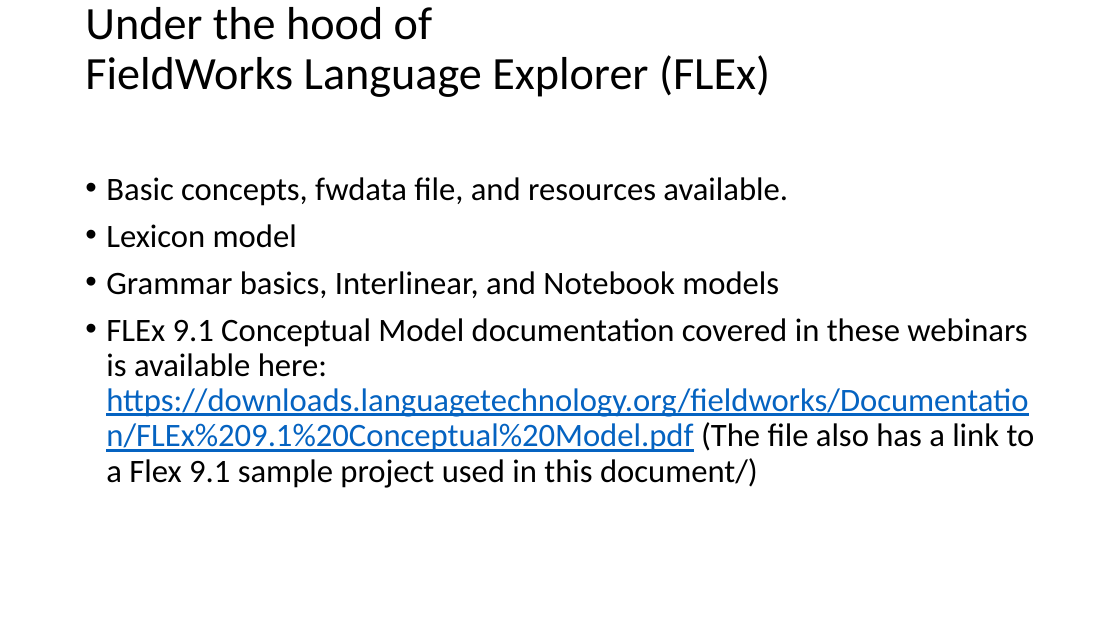
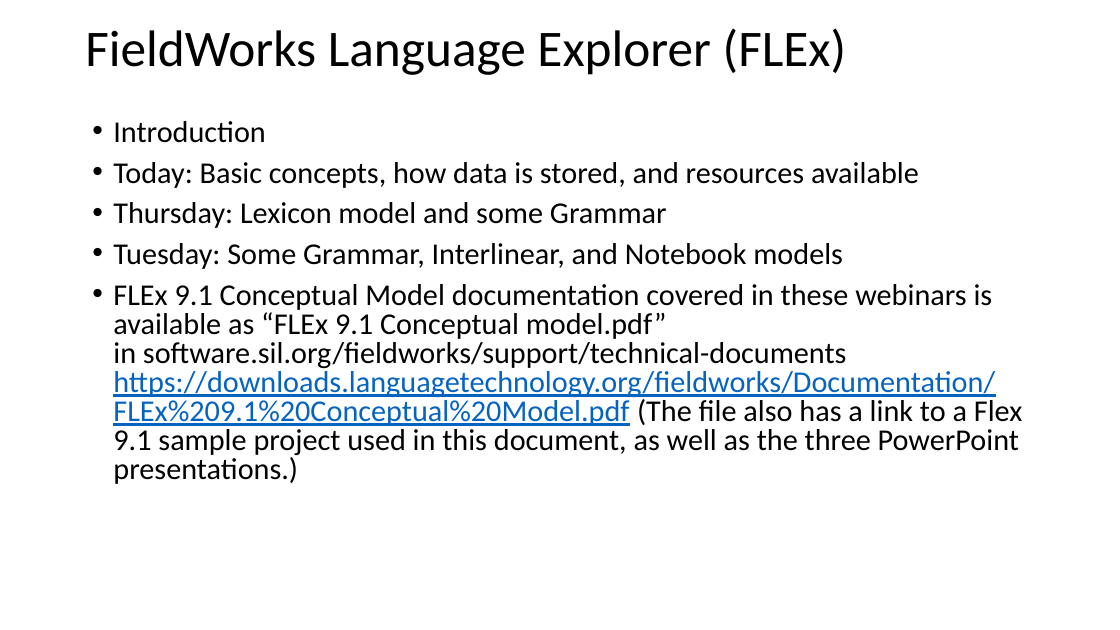
Before and after one commit to sillsdev/FwDocumentation, a slide deck: slide 2 of HelpResourcesSources/TechnicalNotes/FLEx 9.1 Conceptual Model-basic concepts and resources.pptx. Drawn at 1120x630 pixels with LibreOffice and Linux fonts; fonts in the diff are those of the drawing. Boxes give left, top, right and bottom in pixels: in the first picture for what was removed or moved away, otherwise in the second. Text is boxed around its words. In the diff, an @@ line names an element or a change of style, - is before the commit and + after.

Commit message:
Flex and Python conceptual model files
Added Python file and updates other files.

```diff
--- a/HelpResourcesSources/TechnicalNotes/FLEx 9.1 Conceptual Model-basic concepts and resources.pptx
+++ b/HelpResourcesSources/TechnicalNotes/FLEx 9.1 Conceptual Model-basic concepts and resources.pptx
@@ title at <box>85,28,846,75</box>: text changed; size 39.6 to 44 pt @@
-Under the hood of
-FieldWorks Language Explorer (FLEx)
+FieldWorks Language Explorer (FLEx)
@@ text at <box>113,121,1022,484</box>: text changed; size 28 to 25.9 pt @@
-• Basic concepts, fwdata file, and resources available.
-• Lexicon model
-• Grammar basics, Interlinear, and Notebook models
-• FLEx 9.1 Conceptual Model documentation covered in these webinars is available here:
-  https://downloads.languagetechnology.org/fieldworks/Documentation/FLEx%209.1%20Conceptual%20Model.pdf (The file also has a link to a Flex 9.1 sample project used in this document/)
+• Introduction
+• Today: Basic concepts, how data is stored, and resources available
+• Thursday: Lexicon model and some Grammar
+• Tuesday: Some Grammar, Interlinear, and Notebook models
+• FLEx 9.1 Conceptual Model documentation covered in these webinars is available as “FLEx 9.1 Conceptual model.pdf”
+  in software.sil.org/fieldworks/support/technical-documents
+  https://downloads.languagetechnology.org/fieldworks/Documentation/FLEx%209.1%20Conceptual%20Model.pdf (The file also has a link to a Flex 9.1 sample project used in this document, as well as the three PowerPoint presentations.)
```
Also in this commit, not shown: 23 other slides changed, 1 slide added, 3 other files.
